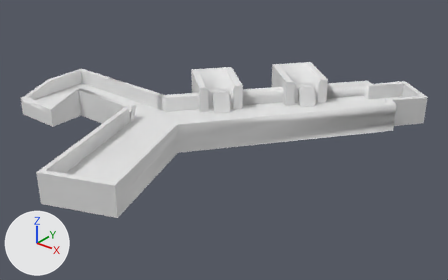
An edit to the FBX model Assets/Models/level_2.fbx, drawn before and after from the same camera.
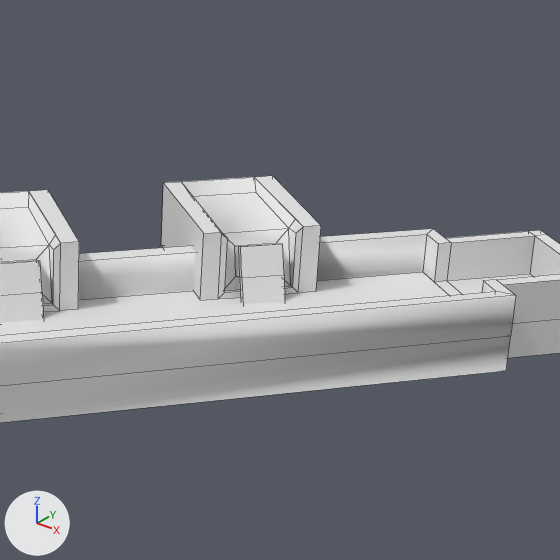
Old and new are each drawn whole from a 50 mm camera at (11.11, -12.62, 7.37) aimed at (0.87, 0.19, -0.57) and again close up on the part from 48% to 92% of the width and 0% to 70% of the height. Arrows for +X, +Y and +Z are at lower left; the lights stay in place. The close-ups show mesh edges as thin lines. Where no turn or scale is listed for an object, it has been applied to the vertices. Vertices at the same position are counted once.

The first close-up shows 'Level_2'.
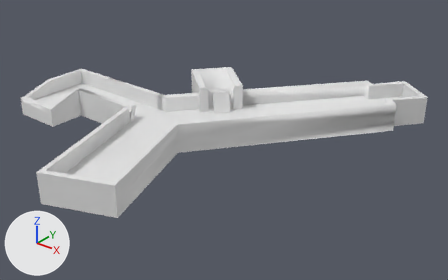
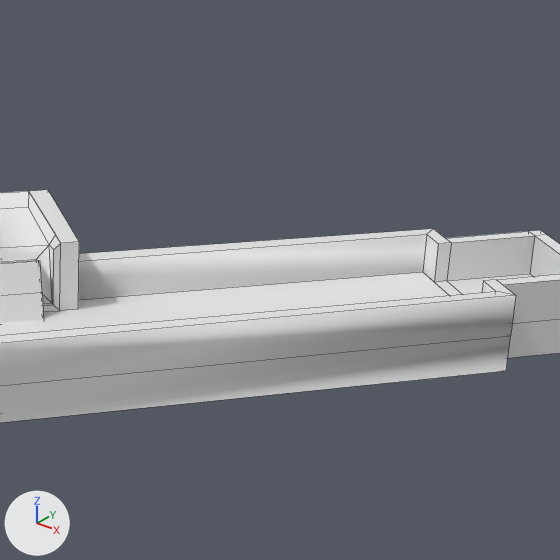
Commit message: Revamp level 2 geo

What differs and where, as boxes [x1, y1, x2, y2] in the close-ups (560 x 560 px):
'Level_2', reshaped
    before: [0, 176, 560, 423]
    after: [0, 190, 560, 423]
part 1 of me_mesh, deleted
    before: [161, 176, 321, 304]

The change in detail:
me_mesh has 277 vertices, 284 faces and spans x -4.99..5.09, y -5.49..5.49, z -0.4..0.77.
me_mesh is used by ob_level_2; location (0.0, 0.0, 0.0).
me_mesh part 1: the loose piece of 44 vertices spanning x 0.29..2.42, y 2.33..4.42, z -0.05..0.77 is deleted.
